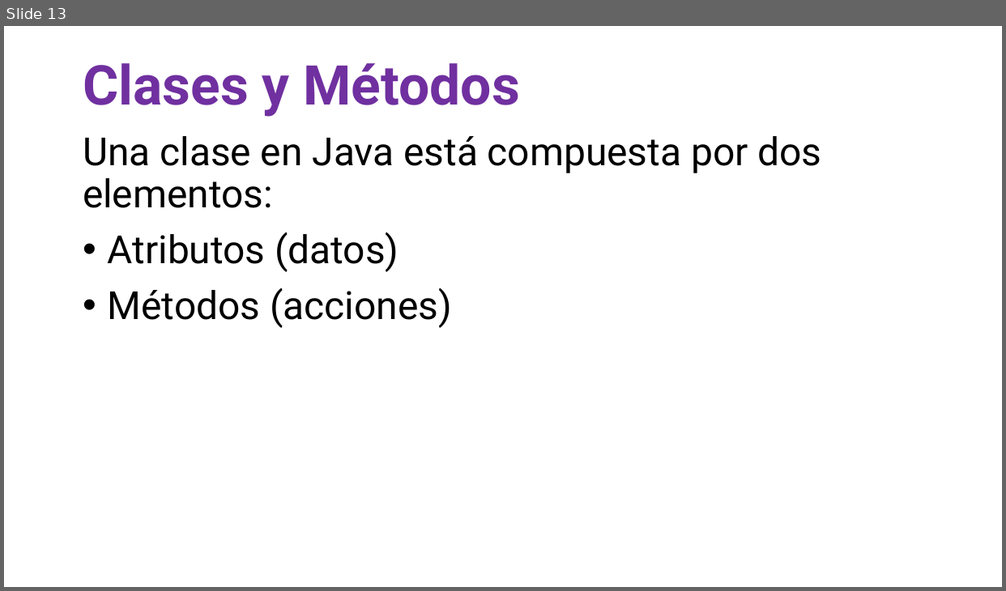
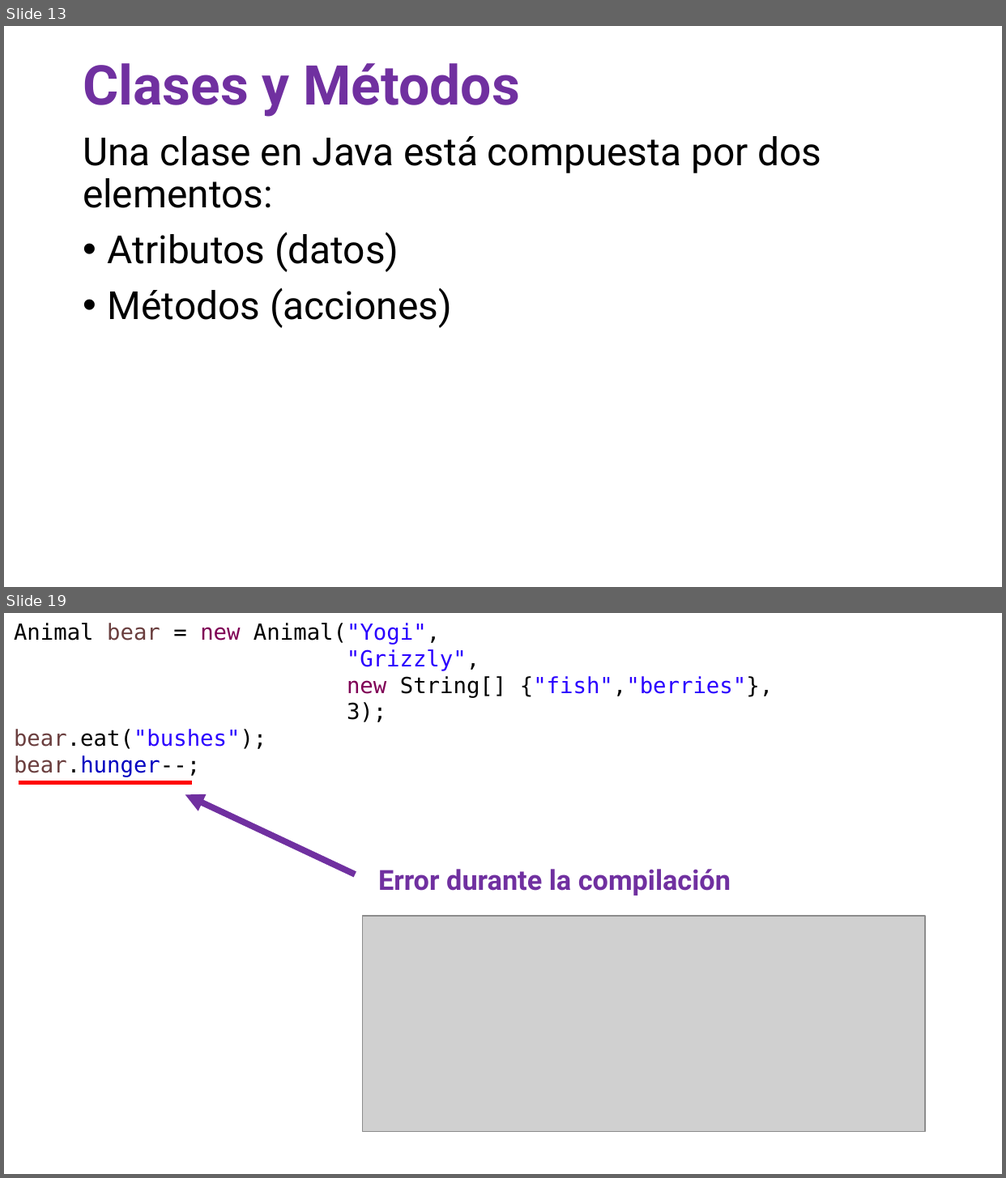
Before and after one commit to OMardil/INFO2, a slide deck: MOD03_Introduccion_a_OOP/01 Presentacion/INFO2_MOD03-Introduccion_a_OOP.pptx. Shown one above the other, each under a label of ours: slide 13 before the commit, slides 13 and 19 after it; the slides between them are not shown. The pictures are 1006x591 and 1006x1178 pixels, drawn with LibreOffice and Linux fonts; fonts in the diff are those of the drawing; grey boxes stand for pictures. Boxes give left, top, right and bottom in pixels: in the first picture for what was removed or moved away, otherwise in the second. Text is boxed around its words. In the diff, an @@ line names an element or a change of style, - is before the commit and + after.

```diff
--- a/MOD03_Introduccion_a_OOP/01 Presentacion/INFO2_MOD03-Introduccion_a_OOP.pptx
+++ b/MOD03_Introduccion_a_OOP/01 Presentacion/INFO2_MOD03-Introduccion_a_OOP.pptx
@@ slide 19 added at bbox=[4, 613, 1002, 1174], background #FFFFFF @@
@@ text added at bbox=[14, 623, 773, 777], 16 pt, text #000000 @@
+Animal bear = new Animal("Yogi",
+"Grizzly",
+new String[] {"fish","berries"},
+3);
+bear.eat("bushes");
+bear.hunger--;
@@ line added from (18, 782) to (193, 782), #FF0000 3 pt @@
@@ arrow added from (356, 875) to (185, 794), #7030A0 4.5 pt @@
@@ text added at bbox=[378, 869, 731, 896], 20 pt, text #7030A0, bold @@
+Error durante la compilación
@@ picture added at bbox=[362, 917, 925, 1132] @@
```
Also in this commit, not shown: 2 slides changed, 5 other slides added, 1 slide removed, 2 other files.
